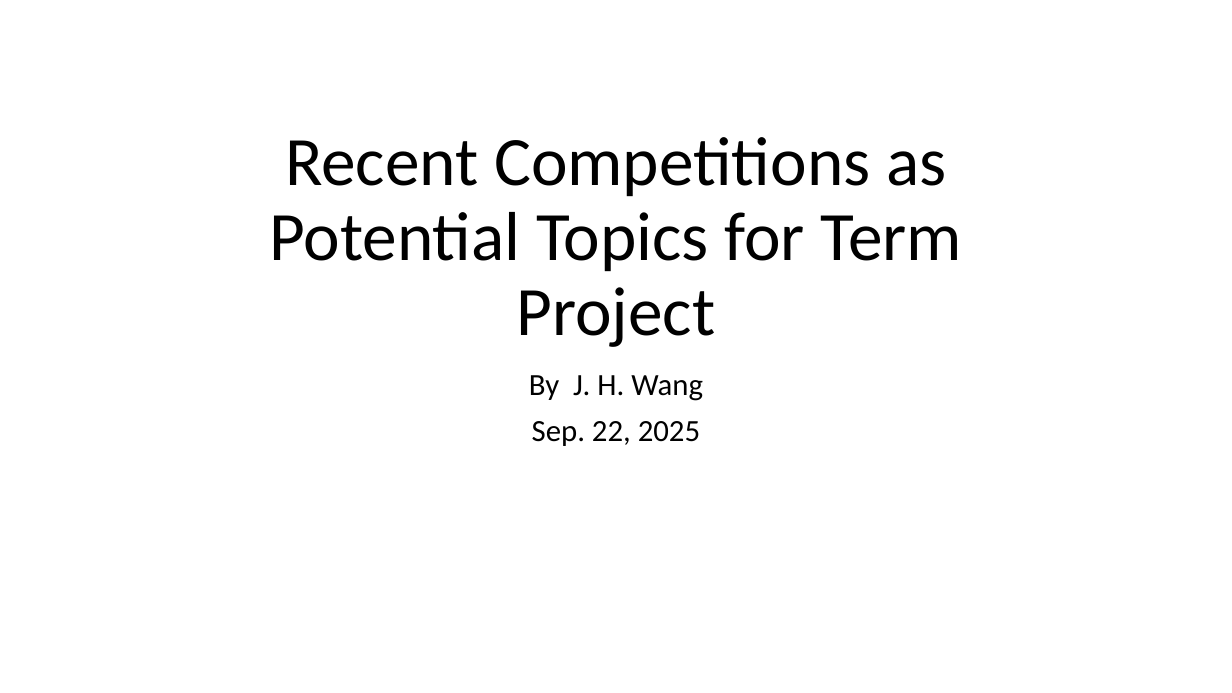
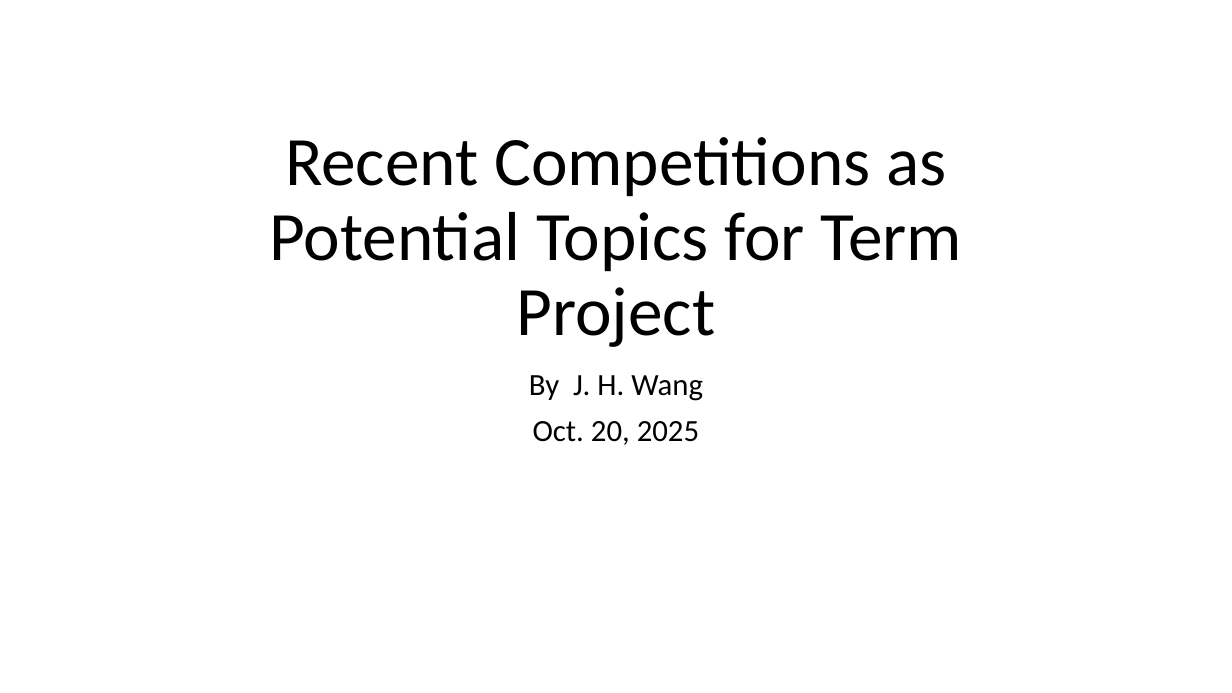
Before and after one commit to chriswjh/chriswjh.github.io, a slide deck: slide 1 of BDM/competition.pptx. Drawn at 1232x693 pixels with LibreOffice and Linux fonts; fonts in the diff are those of the drawing. Boxes give left, top, right and bottom in pixels: in the first picture for what was removed or moved away, otherwise in the second. Text is boxed around its words. In the diff, an @@ line names an element or a change of style, - is before the commit and + after.

```diff
--- a/BDM/competition.pptx
+++ b/BDM/competition.pptx
@@ subtitle at <box>533,421,699,445</box>: text changed @@
-Sep. 22, 2025
+Oct. 20, 2025
```
Also in this commit, not shown: 1 other slide changed, 2 slides added.
